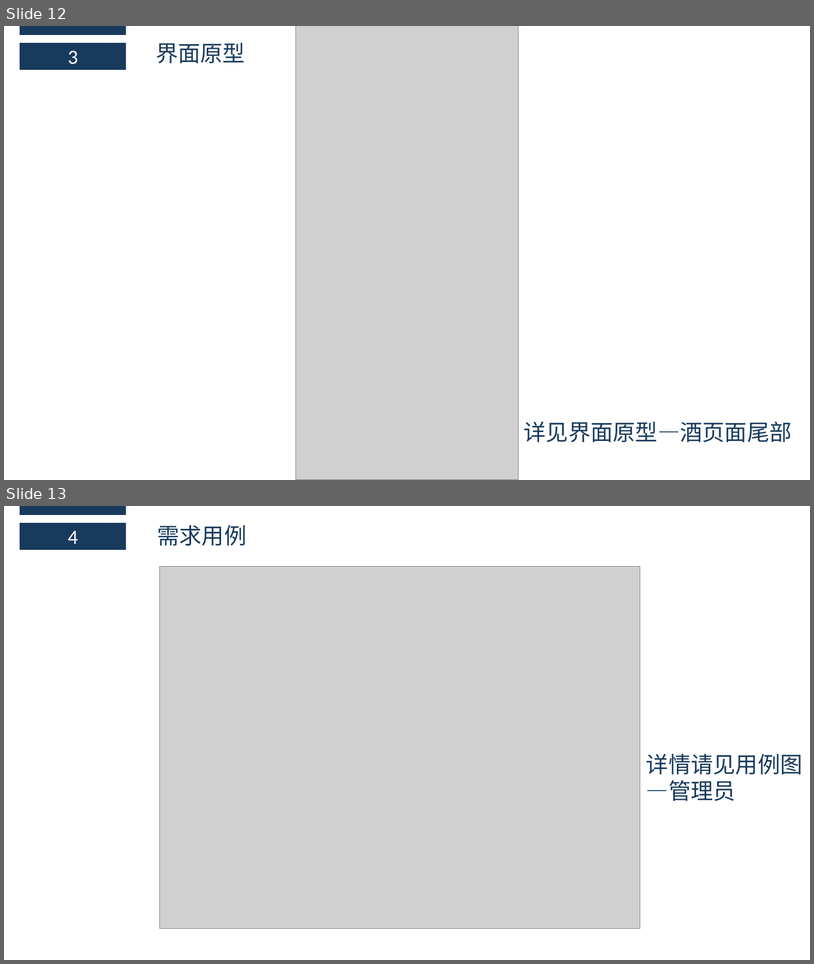
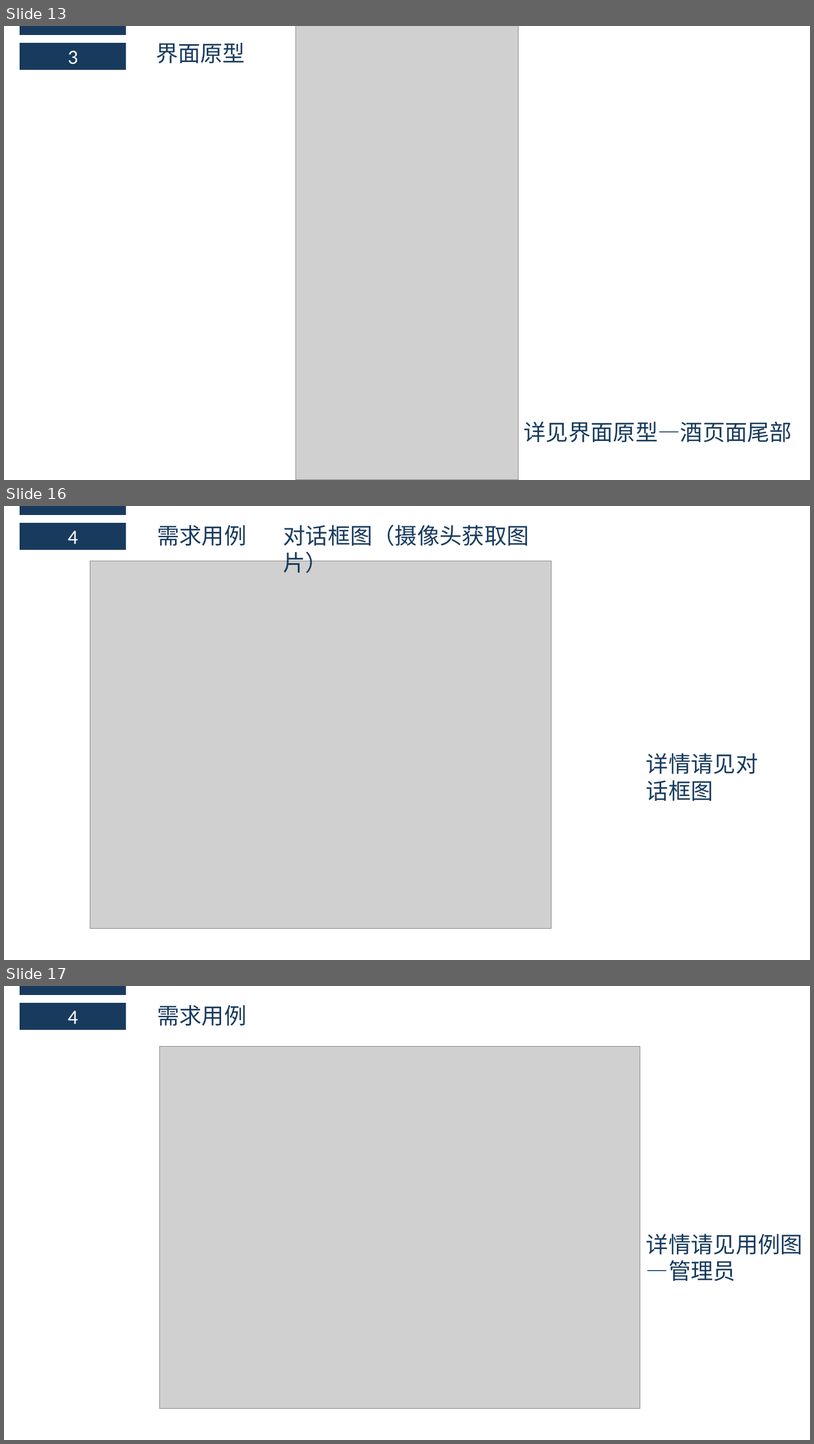
Before and after one commit to boboHh/Wine-APP, a slide deck: SE2018春-G17-需求分析PPT.pptx. Shown one above the other, each under a label of ours: slides 12 and 13 before the commit, slides 13, 16 and 17 after it; the slides between them are not shown. The pictures are 814x964 and 814x1444 pixels, drawn with LibreOffice and Linux fonts; fonts in the diff are those of the drawing; grey boxes stand for pictures. Boxes give left, top, right and bottom in pixels: in the first picture for what was removed or moved away, otherwise in the second. Text is boxed around its words. In the diff, an @@ line names an element or a change of style, - is before the commit and + after.

Commit message:
修改需求评审SRS

```diff
--- a/SE2018春-G17-需求分析PPT.pptx
+++ b/SE2018春-G17-需求分析PPT.pptx
@@ slide 16 added at bbox=[4, 506, 810, 960], background #FFFFFF @@
@@ rectangle added at bbox=[20, 506, 126, 515], fill #183A5D @@
@@ rectangle added at bbox=[20, 523, 126, 550], fill #183A5D, 24 pt, text #FFFFFF @@
+4
@@ text added at bbox=[157, 525, 246, 546], 26.6 pt, text #183A5D @@
+需求用例
@@ text added at bbox=[284, 525, 530, 546], 26.6 pt, text #183A5D @@
+对话框图（摄像头获取图片）
@@ picture added at bbox=[90, 561, 551, 928] @@
@@ text added at bbox=[647, 753, 758, 801], 26.6 pt, text #183A5D @@
+详情请见对话框图
@@ what was slide 12 is now slide 13 @@
@@ what was slide 13 is now slide 17 @@
```
Also in this commit, not shown: 2 slides changed, 4 other slides added, 3 other files.
